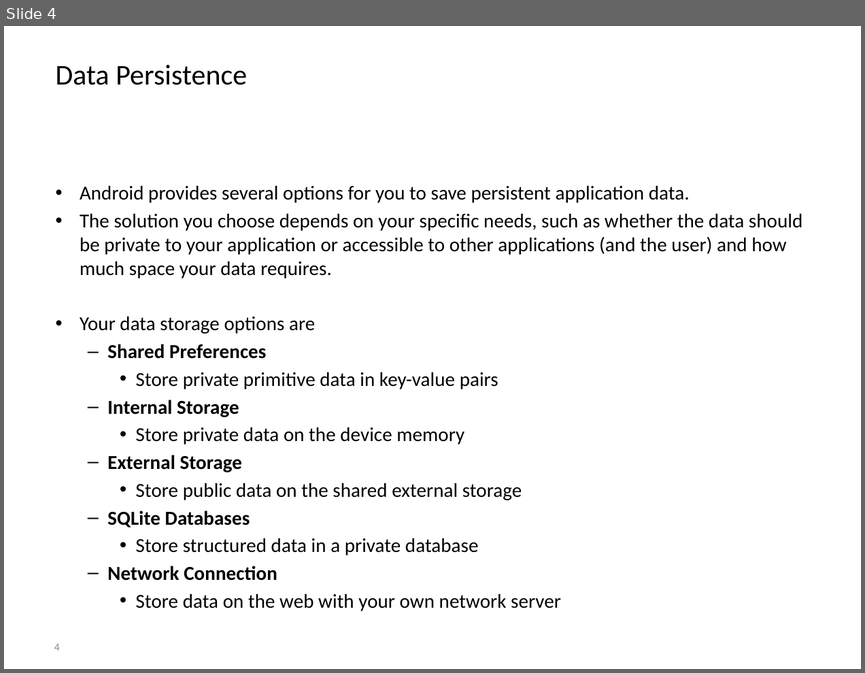
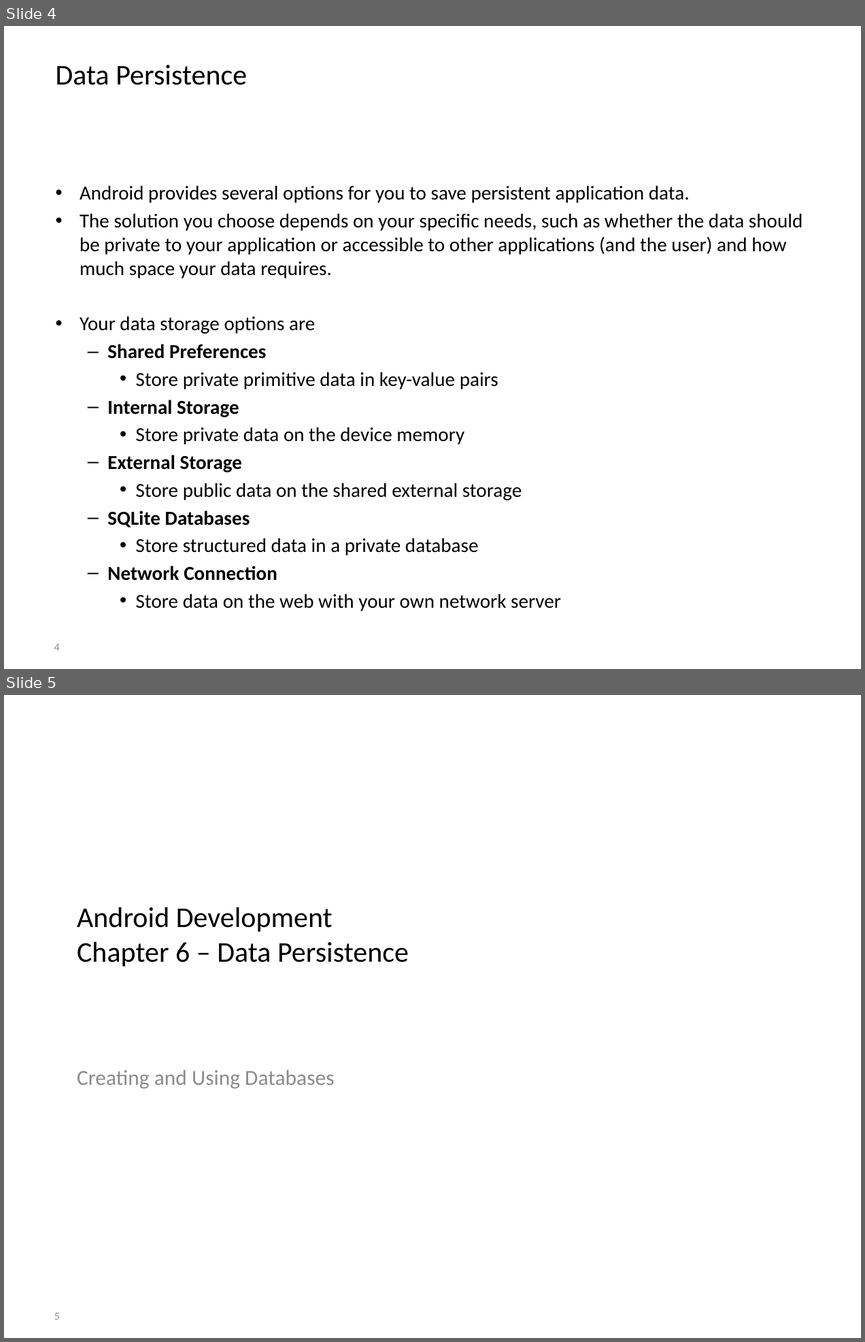
Before and after one commit to BioBoost/android_development_course, a slide deck: slides/chapter6_data_persistence.pptx. Shown one above the other, each under a label of ours: slide 4 before the commit, slides 4 and 5 after it. The pictures are 865x673 and 865x1342 pixels, drawn with LibreOffice and Linux fonts; fonts in the diff are those of the drawing; background and template pictures are left out. Boxes give left, top, right and bottom in pixels: in the first picture for what was removed or moved away, otherwise in the second. Text is boxed around its words. In the diff, an @@ line names an element or a change of style, - is before the commit and + after.

```diff
--- a/slides/chapter6_data_persistence.pptx
+++ b/slides/chapter6_data_persistence.pptx
@@ slide 5 added at bbox=[4, 695, 861, 1338], background picture (left out) @@
@@ title added at bbox=[77, 906, 409, 966], 24 pt, text #000000 @@
+Android Development
+Chapter 6 – Data Persistence
@@ subtitle added at bbox=[77, 1070, 334, 1089], 18 pt, text #8C8C8C @@
+Creating and Using Databases
@@ page number added at bbox=[54, 1312, 60, 1319], 9 pt, text #8C8C8C @@
+5
```
Also in this commit, not shown: 14 other slides added, 2 other files.
